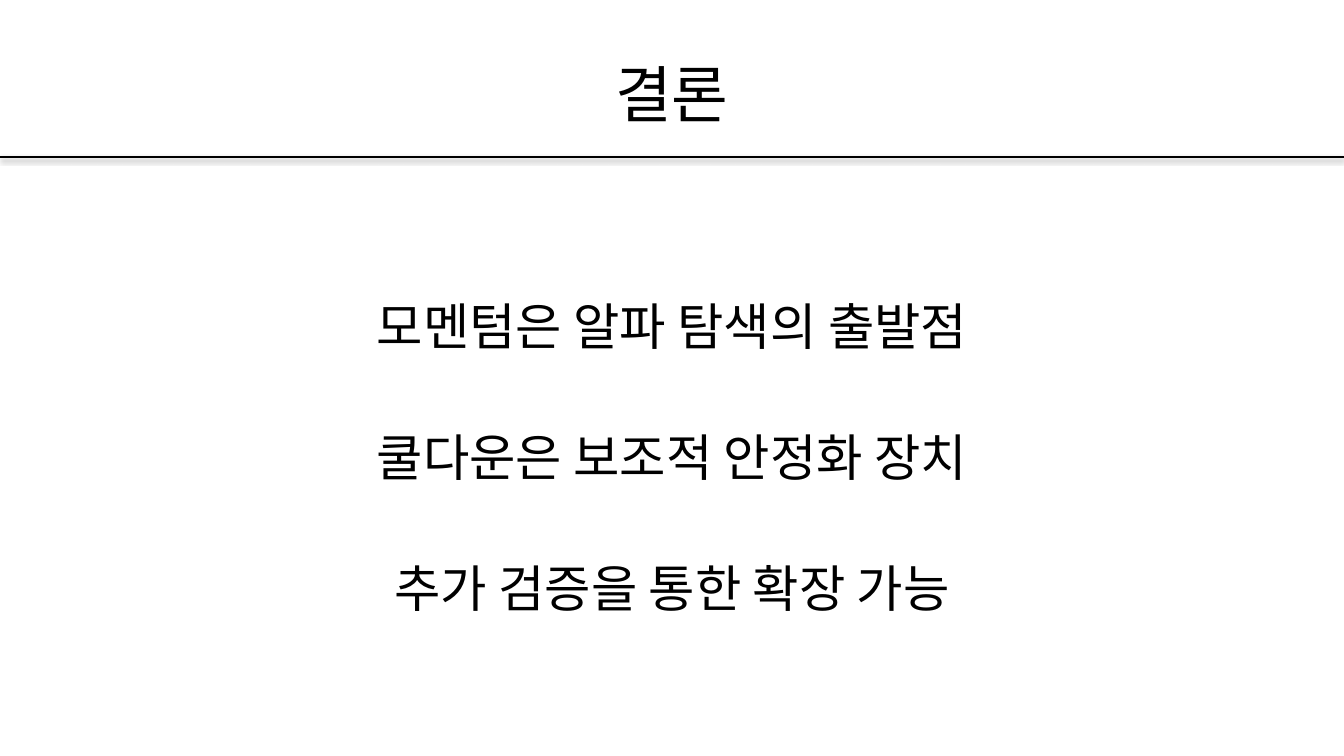
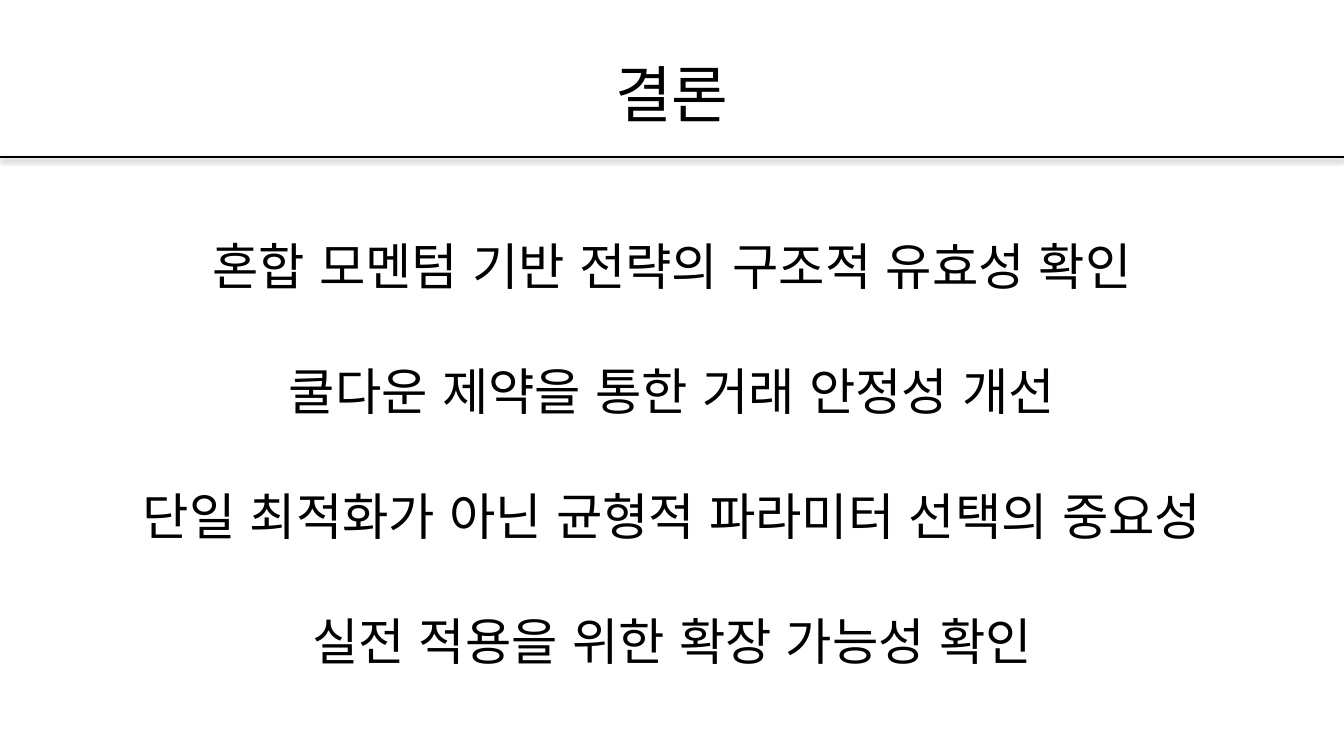
Before and after one commit to pdhman/KDT-AI-, a slide deck: slide 18 of 알파카_쿨다운_모멘텀_전략_발표초안.pptx (slide 12 before the commit). Drawn at 1344x756 pixels with LibreOffice and Linux fonts; fonts in the diff are those of the drawing. Boxes give left, top, right and bottom in pixels: in the first picture for what was removed or moved away, otherwise in the second. Text is boxed around its words. In the diff, an @@ line names an element or a change of style, - is before the commit and + after.

```diff
--- a/알파카_쿨다운_모멘텀_전략_발표초안.pptx
+++ b/알파카_쿨다운_모멘텀_전략_발표초안.pptx
@@ text at (143, 242, 1201, 664): text changed @@
-모멘텀은 알파 탐색의 출발점
-쿨다운은 보조적 안정화 장치
-추가 검증을 통한 확장 가능
+혼합 모멘텀 기반 전략의 구조적 유효성 확인
+쿨다운 제약을 통한 거래 안정성 개선
+단일 최적화가 아닌 균형적 파라미터 선택의 중요성
+실전 적용을 위한 확장 가능성 확인
```
Also in this commit, not shown: 7 other slides changed, 6 slides added, 2 other files.
